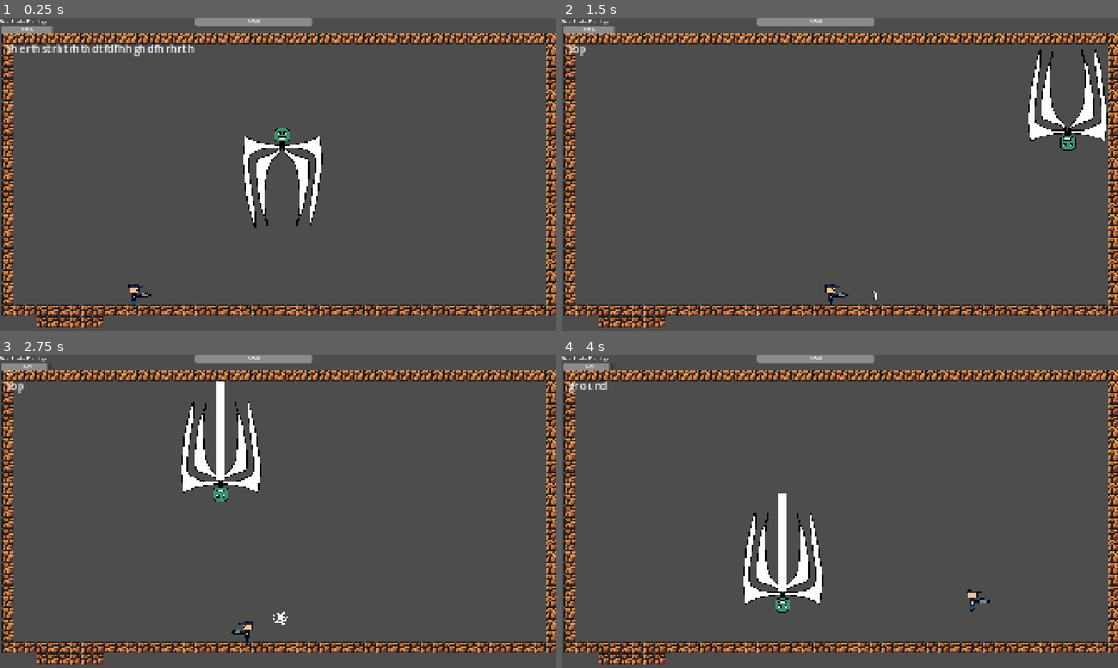
Above: before the commit, frames 1-4 (two rows, left to right).
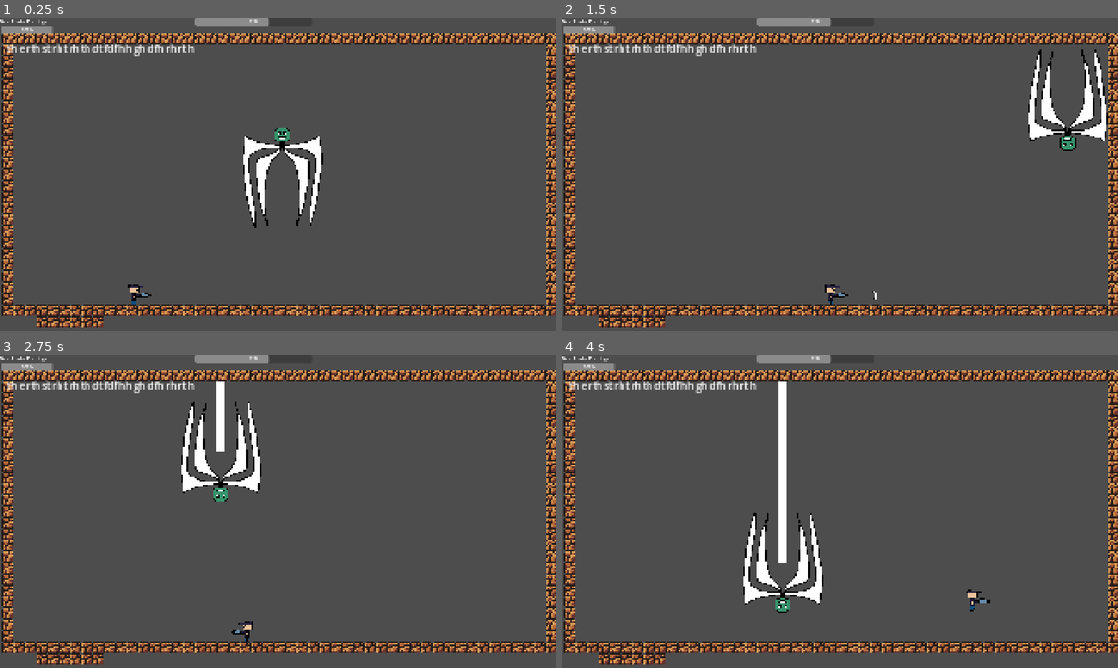
Above: after the commit, the same moments.

Repository: juliolegrandsage/bass_rush
Game: Godot game, scene res://scenes/bosses_scenes/boss_3.tscn
The game is run twice, just before and just after one commit, with the same random seed, the same clock (stepped at 60 frames per second) and the same inputs. This scene is started directly instead of the project's main scene. The engine's default icon, where the game draws it, is replaced by a stand-in: a white triangle on a blue panel in a dark square.
Inputs (mouse positions are in pixels of both pictures, inside the frame that each line leads up to):
- Up to frame 1 (0.25 s): no input
- Up to frame 2 (1.5 s): tap Enter (ui_accept) at 0.5, 0.77 s; move the mouse to (962, 158) at 0.52 s; hold Right (ui_right) from 0.53 s (still down); right-click (962, 158) at 0.6 s; move the mouse to (728, 190) at 1.27 s; tap X (shoot) at 1.35 s
- Up to frame 3 (2.75 s): tap Enter (ui_accept) at 1.52 s; move the mouse to (333, 442) at 2.02 s; release Right (ui_right) at 2.03 s; hold Left (ui_left) from 2.03 s (still down); right-click (333, 442) at 2.1 s
- Up to frame 4 (4 s): move the mouse to (812, 574) at 2.77 s; release Left (ui_left) at 2.78 s; hold Right (ui_right) from 2.78 s (still down); tap X (shoot) at 2.85 s; tap Enter (ui_accept) at 3.02, 3.77 s; move the mouse to (1006, 558) at 3.52 s; right-click (1006, 558) at 3.6 s

The runs differ from the first frame. In frame 1, 0.2% of the frame differs, in the area x 44-57%, y 0-3%; in frame 2, 0.7%; in frame 3, 1.0%; in frame 4, 1.5%, in the area x 1-57%, y 0-76%.

Commit message:
fixes + game designs

Diff:
--- a/scenes/boss_3_controller.tscn
+++ b/scenes/boss_3_controller.tscn
@@ -47,10 +47,18 @@
 [node name="attack_timer" type="Timer" parent="." unique_id=248243539]
 wait_time = 1.1469999999999998
 
+[node name="rope_raycast" type="RayCast2D" parent="." unique_id=27119108]
+target_position = Vector2(0, 500)
+
+[node name="transition_timer" type="Timer" parent="." unique_id=1719775303]
+wait_time = 5.0
+one_shot = true
+
+[connection signal="timeout" from="stop_timer" to="." method="_on_timer_timeout"]
 [connection signal="timeout" from="stop_timer" to="." method="_on_stop_timer_timeout"]
-[connection signal="timeout" from="stop_timer" to="." method="_on_timer_timeout"]
 [connection signal="timeout" from="restart_timer" to="." method="_on_restart_timer_timeout"]
 [connection signal="timeout" from="descending_timer" to="." method="_on_descending_timer_timeout"]
 [connection signal="timeout" from="stop_ascending_timer" to="." method="_on_stop_ascending_timer_timeout"]
 [connection signal="timeout" from="stop_descending_timer" to="." method="_on_stop_descending_timer_timeout"]
 [connection signal="timeout" from="attack_timer" to="." method="_on_attack_timer_timeout"]
+[connection signal="timeout" from="transition_timer" to="." method="_on_transition_timer_timeout"]
--- a/scripts/boss_3_controller.gd
+++ b/scripts/boss_3_controller.gd
@@ -5,7 +5,7 @@
 
 var speed = 350
 var health = 50
-var max_health = 50
+var max_health = 80
 
 var head_down = false
 
@@ -20,26 +20,34 @@
 	bottom,
 	descend,
 	ascend,
-	stop_before_ground
+	stop_before_ground,
+	transition
 }
 
+enum Phases{
+	phase1,
+	phase2
+}
+
 var current_state = States.bottom
-
+var current_phase = Phases.phase1
 
 var just_bounced = false
 
+var descending_speed = 200
 
 var descending_stopped = false
 var has_hit_ground = false
 func _ready() -> void:
 	$rope.visible = false
+	current_phase = Phases.phase1
 
 func _process(delta: float) -> void:
-	if health <= 0:
-		die()
+
+	if current_phase == Phases.phase2:
+		$"../Label".text = str(current_phase)
 
 func _physics_process(delta: float) -> void:
-	# $"../Label".text = str($attack_timer.is_stopped())
 	match current_state:
 		States.top:
 			velocity = Vector2(speed, 0)
@@ -53,9 +61,8 @@
 			velocity = Vector2(0, -speed)
 			rotation_degrees = 0
 		States.descend:
-			velocity = Vector2(0, 200)
+			velocity = Vector2(0, descending_speed)
 			if $RayCast2D.is_colliding() and not has_hit_ground:
-				$"../Label".text = "stop"
 				has_hit_ground = true
 				call_deferred("set_state", States.stop_before_ground)
 
@@ -69,6 +76,8 @@
 
 	move_and_slide()
 
+	update_rope()
+
 
 func set_state(new_state):
 	if new_state == current_state:
@@ -86,7 +95,6 @@
 			has_hit_ground = false
 			$rope.visible = false
 			$attack_timer.start()
-			$"../Label".text = "top"
 		States.bottom:
 			$rope.visible = false
 		States.descend:
@@ -95,7 +103,6 @@
 		States.ascend:
 			$attack_timer.stop()
 		States.stop_before_ground:
-			$"../Label".text = "ground"
 			$stop_descending_timer.start()
 
 			$attack_timer.start()
@@ -117,15 +124,26 @@
 
 
 func _on_stop_descending_timer_timeout() -> void:
-	$"../Label".text = "ascend"
 	set_state(States.ascend)
 
+func update_rope():
+	if not $rope.visible:
+		return
+
+	if $rope_raycast.is_colliding():
+		$rope.points = [
+			Vector2.ZERO,
+			to_local($rope_raycast.get_collision_point())
+		]
+
 
 # Fonctions d'attaques
 
 var rng = RandomNumberGenerator.new()
-
 func attack():
+	if is_in_transition:
+		return
+
 	var selector = rng.randi_range(0, 1)
 	if selector == 0:
 		var projectile_instance = projectile_reference.instantiate()
@@ -137,15 +155,15 @@
 		web_instance.position = $attack_spawn_point.global_position
 		add_sibling(web_instance)
 		selector = rng.randi_range(0, 1)
-
+	await get_tree().create_timer(0.25).timeout
 
 func _on_attack_timer_timeout() -> void:
-	if current_state == States.stop_before_ground:
+	if current_state == States.stop_before_ground and current_phase == Phases.phase1:
 		$attack_timer.wait_time = 1
 		attack()
 		$attack_timer.start()
-	if current_state == States.top:
-		$attack_timer.wait_time = 0.5
+	elif current_state == States.stop_before_ground and current_phase == Phases.phase2:
+		$attack_timer.wait_time = 0.45
 		attack()
 		$attack_timer.start()
 
@@ -155,5 +173,53 @@
 func take_damage(damage):
 	health -= damage
 
+	if health > 0:
+		return
+
+	if health <= 0:
+		if current_phase == Phases.phase1:
+			healing_transition()
+
+		else:
+			die()
+
 func die():
+
 	queue_free()
+
+
+func enter_phase2():
+	current_phase = Phases.phase2
+	health = max_health
+	speed = 420
+	descending_speed = 400
+	$attack_timer.wait_time = 0.45
+	$"../Label".text = "phase2"
+
+# A FAIRE : un état de transitions entre les deux phases ou le boss "vomit" du soin
+
+var is_in_transition := false
+
+func healing_transition():
+	is_in_transition = true
+	set_state(States.transition)
+
+	$attack_timer.stop()
+
+	for i in range(20):
+		var projectile_instance = projectile_reference.instantiate()
+		projectile_instance.is_healing = true
+		projectile_instance.position = global_position + Vector2(randi_range(-100,100), randi_range(-100,100))
+		add_sibling(projectile_instance)
+
+		await get_tree().create_timer(0.2).timeout
+
+	$transition_timer.start(5.0)
+
+
+func _on_transition_timer_timeout() -> void:
+	is_in_transition = false
+	enter_phase2()
+
+
+# A FAIRE : Mettre un laser qui suit le joueur peu avant l'attaque (avec un timer et une line 2d)
--- a/scripts/boss_3_projectile.gd
+++ b/scripts/boss_3_projectile.gd
@@ -30,7 +30,9 @@
 		$Sprite2D.modulate = Color.GREEN
 # Called every frame. 'delta' is the elapsed time since the previous frame.
 func _process(delta: float) -> void:
-	pass
+	if is_healing:
+		$Sprite2D.modulate = Color.GREEN
+
 
 func _on_despawn_timer_timeout() -> void:
 	queue_free()
